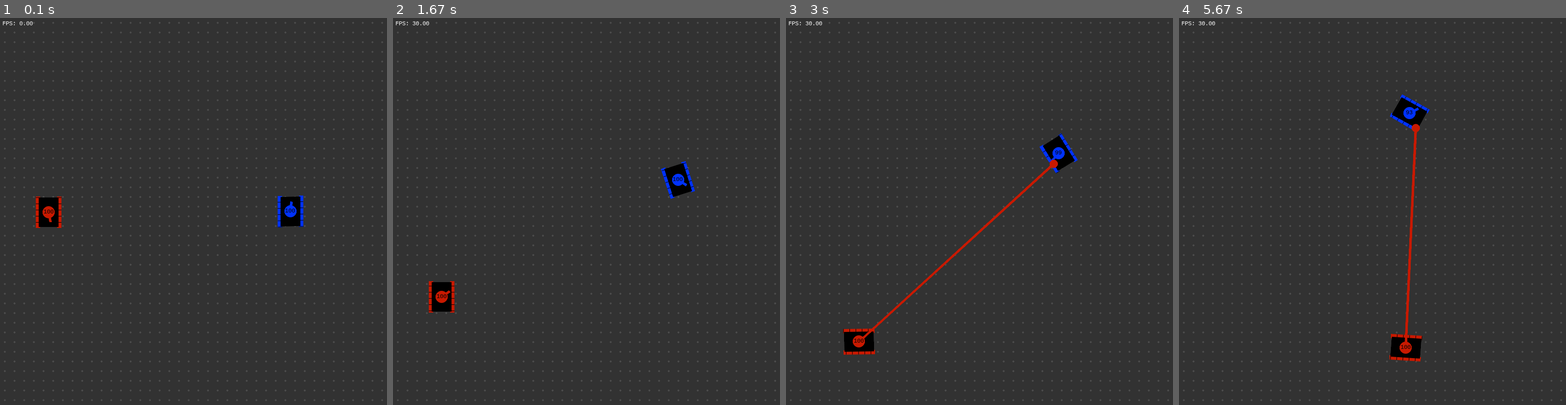
Above: before the commit, frames 1-4 (left to right).
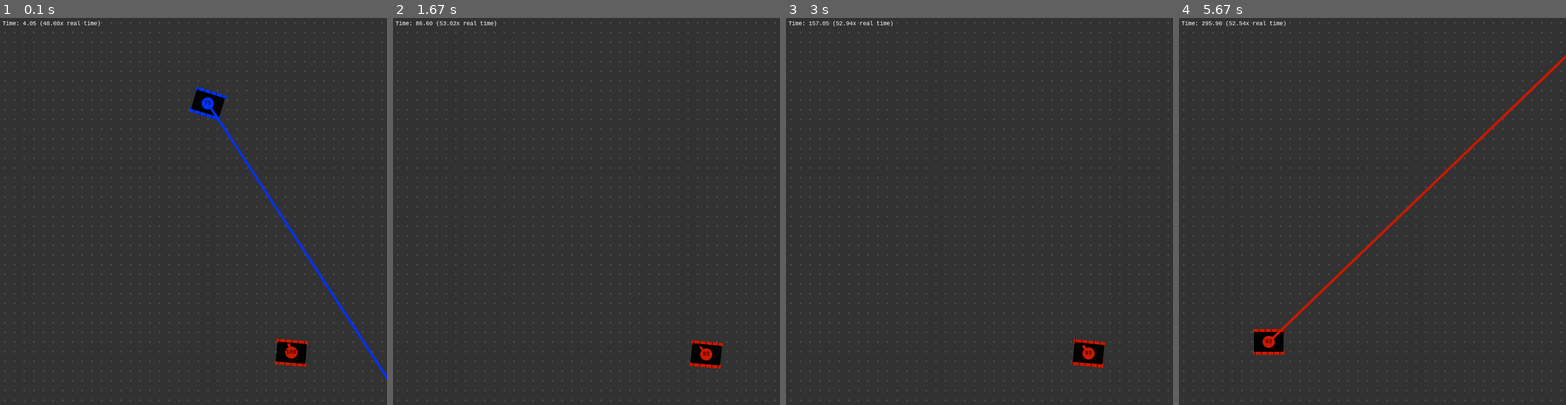
Above: after the commit, the same moments.

Repository: ginop/LaserTanks
Game: pygame game, started from LaserTanks.py
Same seed, same stepped clock (60 frames per second), same inputs: the game is played once before the commit and once after it.
Inputs:
- Up to frame 1 (0.1 s): no input
- Up to frame 2 (1.67 s): no input
- Up to frame 3 (3 s): no input
- Up to frame 4 (5.67 s): no input

The runs differ from the first frame. In frame 1, 2.7% of the frame differs, in the area x 0-100%, y 0-94%; in frame 2, 1.7%; in frame 3, 2.1%; in frame 4, 2.8%, in the area x 0-100%, y 0-89%.

Commit message:
Made game drawing optional and customizable

Diff:
--- a/LaserTanks.py
+++ b/LaserTanks.py
@@ -6,11 +6,18 @@
 # specifically imported. from pygame import * would not include it.
 from pygame import gfxdraw
 from Tank import Tank
+from time import time as pytime
+
+
+def do_nothing(*args, **kwargs):
+    pass
 
 
 class Game():
 
-    def __init__(self, tanks=[], px=20, screen_width=40, screen_height=40, real_time=True):
+    def __init__(self, tanks=[], px=20, screen_width=40, screen_height=40,
+                 real_time=True, fps=60, dt=0.01, pre_step=do_nothing,
+                 post_step=do_nothing, draw=True, max_time=np.inf):
         for tank in tanks:
             tank.game = self
         self.tanks = tanks
@@ -19,11 +26,22 @@
         self.screen_width = screen_width  # in game unites
         self.screen_height = screen_height  # in game units
         self.real_time = real_time
-
-        self.screen = pg.display.set_mode((self.screen_width*self.px,
-                                           self.screen_height*self.px))
-        pg.display.set_caption("Laser Tanks!")  # The window title
-        pg.init()  # must be called before pg.font.SysFont()
+        self.fps = fps
+        self.dt = dt
+        self.time = 0
+        self.max_time = max_time
+
+        self.pre_step = pre_step
+        self.post_step = post_step
+
+        self.draw = draw
+        self.running = False
+        self.screen = []
+        if self.draw:
+            self.screen = pg.display.set_mode((self.screen_width*self.px,
+                                               self.screen_height*self.px))
+            pg.display.set_caption("Laser Tanks!")  # The window title
+            pg.init()  # must be called before pg.font.SysFont()
 
     def text(self, str, pos, color, centered=False):
         """
@@ -109,60 +127,75 @@
 
     def run(self):
         clock = pg.time.Clock()
-        running = True
-        fps = 60
-        time = 0
-
-        dt = 0.01
-
-        while running:
-
-            if self.real_time:
-                clock.tick(fps)  # limit fps
-
-            # set the scene
-            self.screen.fill((50, 50, 50))
-            for x in range(self.screen_width):
-                for y in range(self.screen_height):
-                    pg.draw.circle(self.screen, (75, 75, 75),
-                                   (round(self.px*(x+1/2)),
-                                    round(self.px*(y+1/2))), round(self.px/10))
-
-            # Decoupled dt from real-time display. This way it can be much
-            # faster and deterministic.
-            # dt = clock.get_time()/1000  # convert msec to sec
-            next_time = time + 1/fps
-            while time < next_time:
-                time += dt
-
-                # End loop when window is closed
-                for event in pg.event.get():
-                    # print(event)
-                    if event.type == pg.QUIT:
-                        running = False
+        screen_time = 0
+        next_time = self.time
+
+        start = pytime()
+
+        self.running = True
+        while self.running:
+
+            if self.draw:
+                # set the scene
+                self.screen.fill((50, 50, 50))
+                for x in range(self.screen_width):
+                    for y in range(self.screen_height):
+                        pg.draw.circle(self.screen, (75, 75, 75),
+                                       (round(self.px*(x+1/2)),
+                                        round(self.px*(y+1/2))), round(self.px/10))
+
+            next_time += 1/self.fps
+            # Run the simulation until we are ready to update the graphics
+            while screen_time < next_time:
+                self.time += self.dt
+
+                if self.draw:
+                    # End loop when window is closed
+                    for event in pg.event.get():
+                        # print(event)
+                        if event.type == pg.QUIT:
+                            self.running = False
+
+                # Call hook for pre-step functions
+                self.pre_step()
 
                 public_info = [[them.public() for them in self.tanks
                                 if them is not me] for me in self.tanks]
-                [T.update(dt, time, P) for T, P in zip(self.tanks, public_info)]
-                [T.move(dt) for T in self.tanks]
-                self.detect_hits(dt)
-
-            [T.draw() for T in self.tanks]
-            [T.draw_laser() for T in self.tanks]
-            actual_fps = clock.get_fps()
-            self.text("FPS: {:.2f}".format(actual_fps),
-                      (1/4, self.screen_height-1/4), (255, 255, 255))
-
-            clock.tick(fps)  # limit fps
-            pg.display.flip()
+                [T.update(self.dt, self.time, P) for T, P in zip(self.tanks, public_info)]
+                [T.move(self.dt) for T in self.tanks]
+                self.detect_hits(self.dt)
+
+                # Call hook for post-step functions
+                self.post_step()
+
+                if self.real_time:
+                    screen_time = self.time
+                else:
+                    screen_time = pytime()-start
+
+            if self.draw:
+                [T.draw() for T in self.tanks]
+                [T.draw_laser() for T in self.tanks]
+                self.text("Time: {:.2f} ({:.2f}x real time)".format(self.time,
+                          self.time/(pytime()-start)),
+                          (1/4, self.screen_height-1/4), (255, 255, 255))
+
+            if self.real_time:
+                clock.tick(self.fps)
+
+            if self.draw:
+                pg.display.flip()
+
+            if self.time > self.max_time:
+                self.running = False
 
         pg.display.quit()
         pg.quit()
         # quit()
 
     def detect_hits(self, dt):
-        """ For each tank, search for a hit on each other tank. Keep only the
-        first (closest) hit."""
+        """For each tank, search for a hit on each other tank. Keep only the
+        first (closest) hit. Apply damage to hit tank."""
         for shooter in self.tanks:
             laser = shooter.get_beam()
             if laser is not None:
@@ -194,6 +227,6 @@
     B = Tank('SimpleController', (0, 50, 255),
              [screen_width*3/4, screen_height/2], [90, 0])
     game = Game(tanks=[R, B], screen_width=screen_width,
-                screen_height=screen_height)
+                screen_height=screen_height, real_time=False, fps=30, dt=0.01)
 
     game.run()
--- a/Tank.py
+++ b/Tank.py
@@ -39,7 +39,7 @@
 
     laser_length = 999.  # default laser_length, overwritten per instance
     laser_dur = 0.5  # duration of laser shot in seconds
-    damage = 10.  # HP per sec
+    damage = 25.  # HP per sec
     reload_time = 1.
 
     def __init__(self, control, color, pos=[0., 0.], orient=[0., 0.]):
